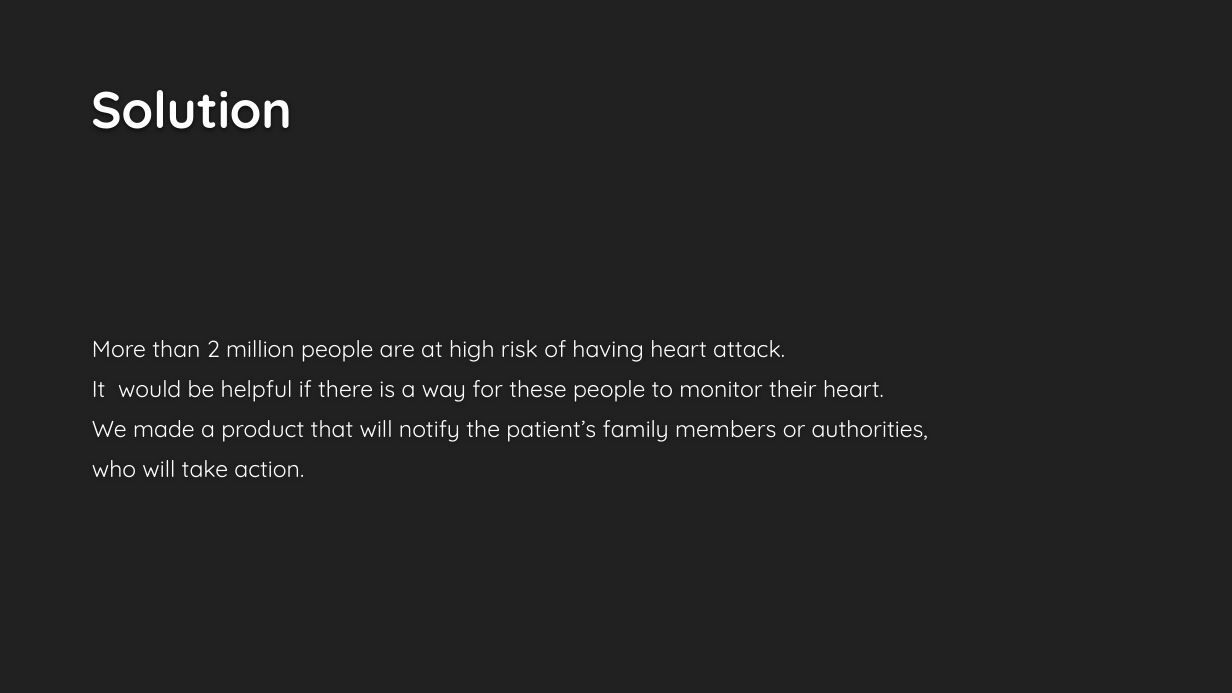
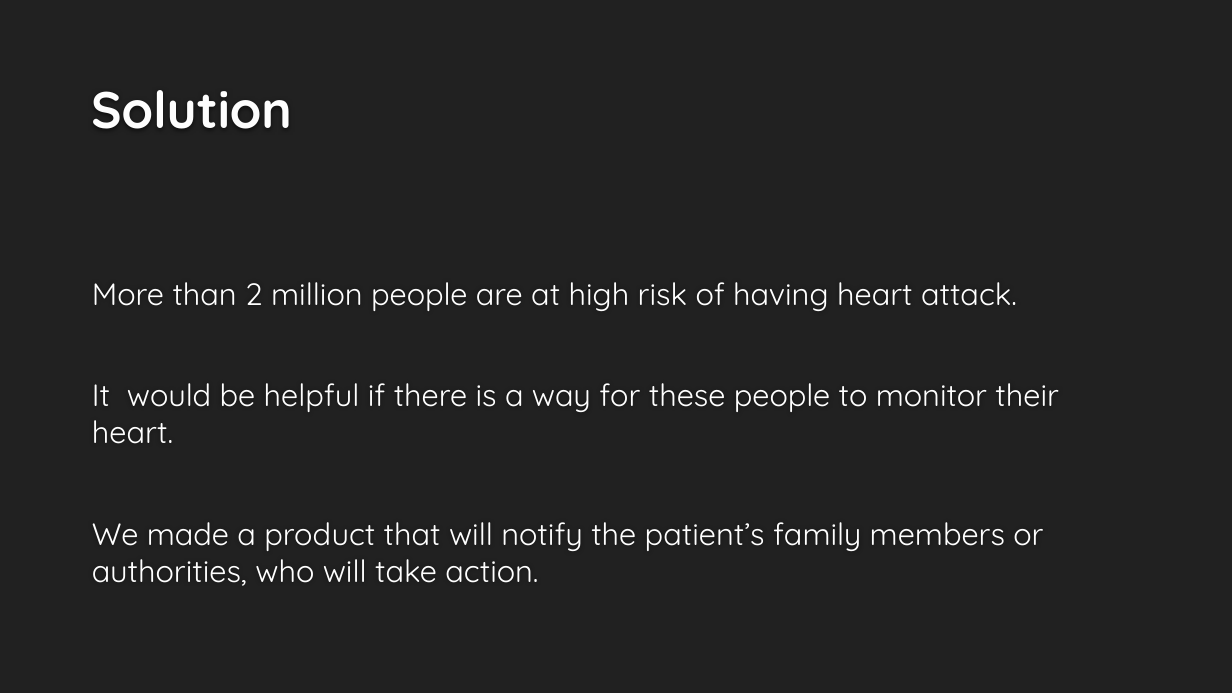
Before and after one commit to amitgit0304/CodeCrafters1, a slide deck: slide 8 of Presentation/Presentation.pptx. Drawn at 1232x693 pixels with LibreOffice and Linux fonts; fonts in the diff are those of the drawing; background and template pictures are left out. Boxes give left, top, right and bottom in pixels: in the first picture for what was removed or moved away, otherwise in the second. Text is boxed around its words. In the diff, an @@ line names an element or a change of style, - is before the commit and + after.

```diff
--- a/Presentation/Presentation.pptx
+++ b/Presentation/Presentation.pptx
@@ text at [92,282,1059,444]: size 18 to 24 pt in "More than 2 million people are at ...", "It would be helpful if there is ..."; more space between paragraphs @@
@@ text at [92,522,1043,586]: text changed; size 18 to 24 pt @@
-We made a product that will notify the patient’s family members or authorities,
-who will take action.
+We made a product that will notify the patient’s family members or authorities, who will take action.
```
Also in this commit, not shown: 5 other slides changed.
